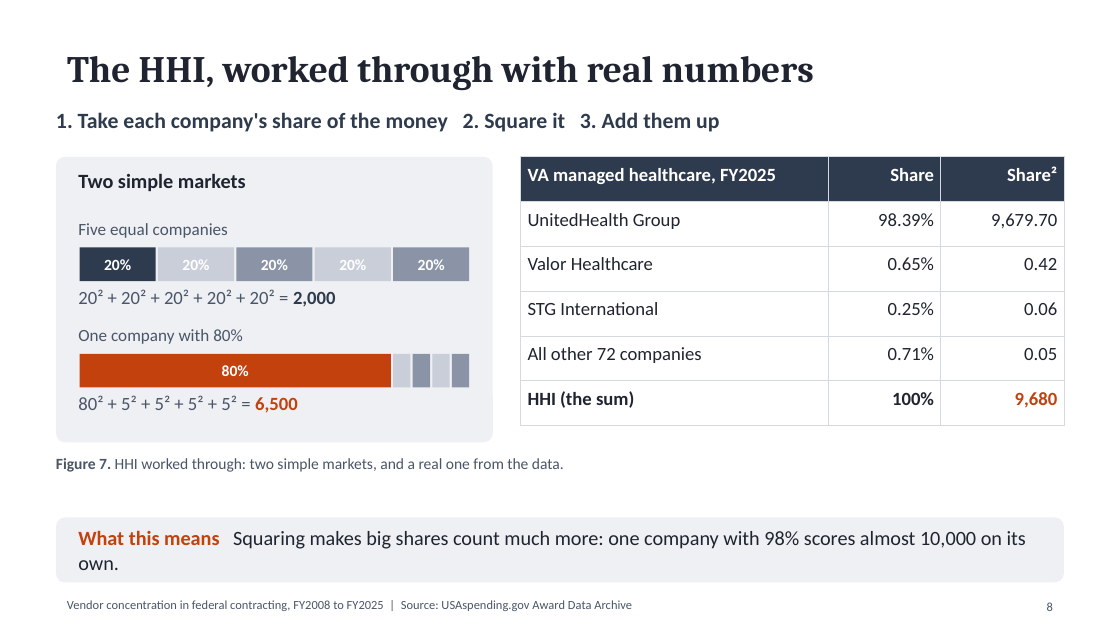
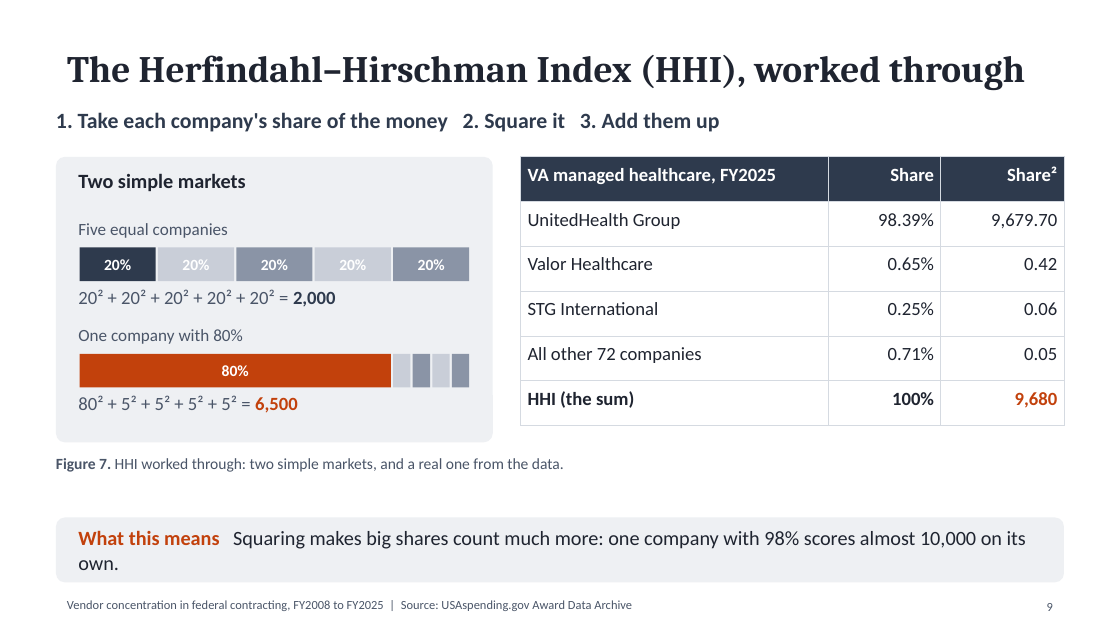
Before and after one commit to abh5227/federal-contracting-concentration, a slide deck: slide 9 of reports/eda/eda_presentation.pptx (slide 8 before the commit). Drawn at 1120x630 pixels with LibreOffice and Linux fonts; fonts in the diff are those of the drawing. Boxes give left, top, right and bottom in pixels: in the first picture for what was removed or moved away, otherwise in the second. Text is boxed around its words. In the diff, an @@ line names an element or a change of style, - is before the commit and + after.

Commit message:
Explain the terms and methods behind every finding in the deck
- HHI is spelled out as the Herfindahl-Hirschman Index where it is
  introduced, and a new key-terms slide defines HHI, segment, highly
  concentrated, fiscal year, civilian agencies, prime contractor, competed
  and sole source, and GAO.
- A new slide names the method behind each finding in plain words, and every
  finding slide has a "How we found it" strip of three steps.
- Finding 2 explains a percentage point of the civilian share (40.5% to 47.8%,
  +7.2 points) and how the parts add up by agency.
- The rising-market slide is split in two: what "rising" means, shown on VA
  managed healthcare's line with its first-3 and last-3 year averages, and the
  shuffle test step by step, with what the Benjamini-Hochberg correction does.

```diff
--- a/reports/eda/eda_presentation.pptx
+++ b/reports/eda/eda_presentation.pptx
@@ title at [67, 55, 1025, 90]: text changed @@
-The HHI, worked through with real numbers
+The Herfindahl–Hirschman Index (HHI), worked through
@@ page number at [1047, 603, 1053, 611]: text changed @@
-8
+9
```
Also in this commit, not shown: 11 other slides changed, 3 slides added, 2 other files.
